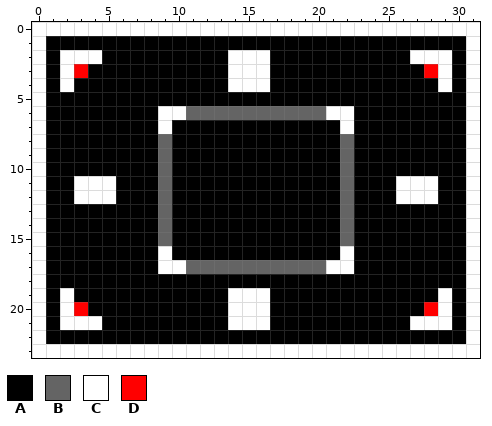
Pixel-art sprite: assets/data/level1.png. The picture above is the old version.
The file is 32x24 pixels. Colours within 5 levels of each other are drawn and written as one.
Palette (. is transparent): A #000000  B #646464  C #ffffff  D #ff0000
Pixels before, first column x 0:
 0 CCCCCCCCCCCCCCCCCCCCCCCCCCCCCCCC
 1 CAAAAAAAAAAAAAAAAAAAAAAAAAAAAAAC
 2 CACCCAAAAAAAAACCCAAAAAAAAAACCCAC
 3 CACDAAAAAAAAAACCCAAAAAAAAAAADCAC
 4 CACAAAAAAAAAAACCCAAAAAAAAAAAACAC
 5 CAAAAAAAAAAAAAAAAAAAAAAAAAAAAAAC
 6 CAAAAAAAACCBBBBBBBBBBCCAAAAAAAAC
 7 CAAAAAAAACAAAAAAAAAAAACAAAAAAAAC
 8 CAAAAAAAABAAAAAAAAAAAABAAAAAAAAC
 9 CAAAAAAAABAAAAAAAAAAAABAAAAAAAAC
10 CAAAAAAAABAAAAAAAAAAAABAAAAAAAAC
11 CAACCCAAABAAAAAAAAAAAABAAACCCAAC
12 CAACCCAAABAAAAAAAAAAAABAAACCCAAC
13 CAAAAAAAABAAAAAAAAAAAABAAAAAAAAC
14 CAAAAAAAABAAAAAAAAAAAABAAAAAAAAC
15 CAAAAAAAABAAAAAAAAAAAABAAAAAAAAC
16 CAAAAAAAACAAAAAAAAAAAACAAAAAAAAC
17 CAAAAAAAACCBBBBBBBBBBCCAAAAAAAAC
18 CAAAAAAAAAAAAAAAAAAAAAAAAAAAAAAC
19 CACAAAAAAAAAAACCCAAAAAAAAAAAACAC
20 CACDAAAAAAAAAACCCAAAAAAAAAAADCAC
21 CACCCAAAAAAAAACCCAAAAAAAAAACCCAC
22 CAAAAAAAAAAAAAAAAAAAAAAAAAAAAAAC
23 CCCCCCCCCCCCCCCCCCCCCCCCCCCCCCCC
The result:
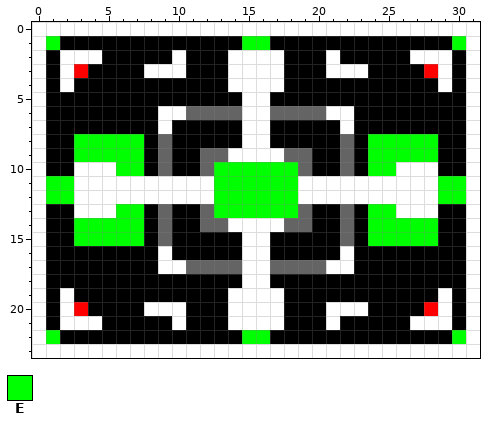
Colours new in this view: E #00ff00
From old to new:
Changed rows in their new state; - is an unchanged pixel.
first column x 1:
 1 E-------------EE-------------E
 2 ---------C------C---C---------
 3 -------CCC------C---CCC-------
 4 ----------------C-------------
 5 --------------CC--------------
 6 --------------CC--------------
 7 --------------CC--------------
 8 --EEEEE-------CC-------EEEEE--
 9 --EEEEE----BBCCCCBB----EEEEE--
10 --CCCEE----BEEEEEEB----EECCC--
11 EE---CCCCCCCEEEEEECCCCCCC---EE
12 EE---CCCCCCCEEEEEECCCCCCC---EE
13 --CCCEE----BEEEEEEB----EECCC--
14 --EEEEE----BBCCCCBB----EEEEE--
15 --EEEEE-------CC-------EEEEE--
16 --------------CC--------------
17 --------------CC--------------
18 --------------CC--------------
19 ----------------C-------------
20 -------CCC------C---CCC-------
21 ---------C------C---C---------
22 E-------------EE-------------E
Where, in picture pixels (left, top, right, bottom), the same in both pictures:
changed: (46, 36, 466, 344)
